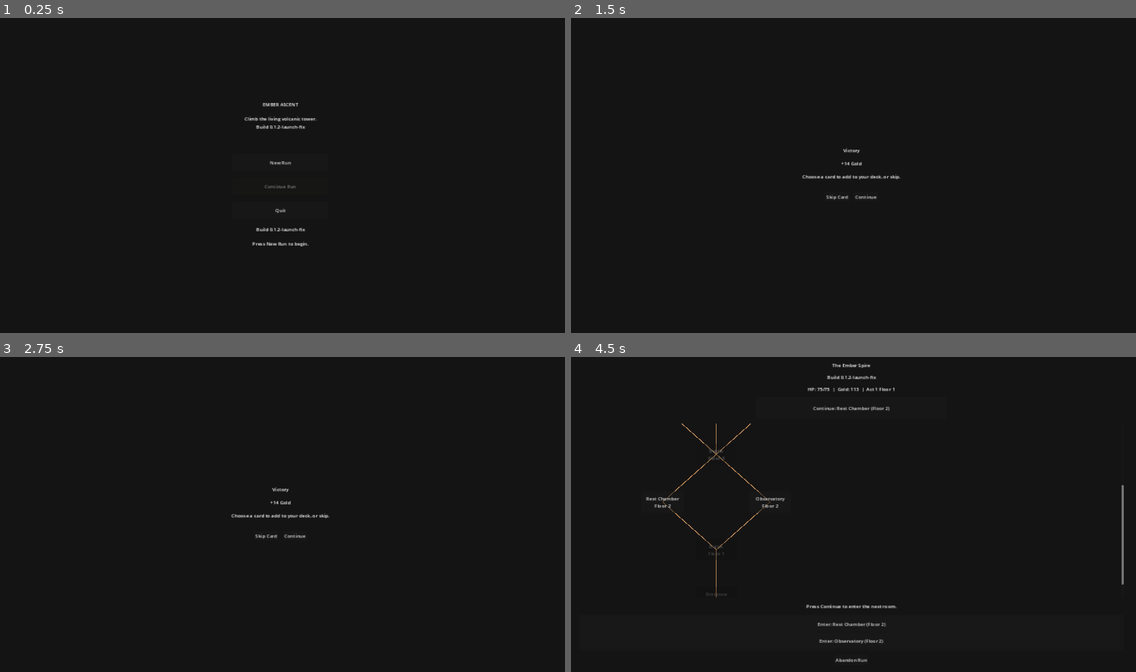
Above: before the commit, frames 1-4 (two rows, left to right).
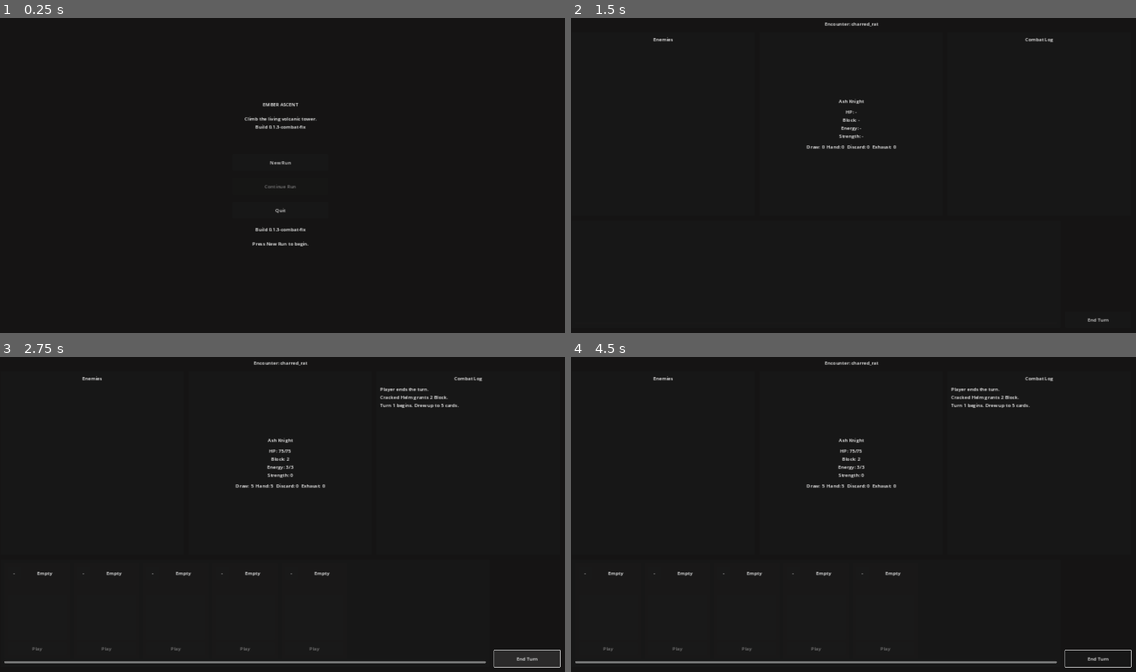
Above: after the commit, the same moments.

Repository: alexkemp8825-create/EMBER-ASCENT
Game: Godot game, scene res://scenes/main/Main.tscn
The game is run twice, just before and just after one commit, with the same random seed, the same clock (stepped at 60 frames per second) and the same inputs.
Inputs (mouse positions are in pixels of both pictures, inside the frame that each line leads up to):
- Up to frame 1 (0.25 s): no input
- Up to frame 2 (1.5 s): click "New Run" at 0.5 s; click "Ash Knight Playable Defence, …" at 1.25 s
- Up to frame 3 (2.75 s): click (525, 659) at 2 s, where only the run after the commit has a clickable "End Turn"
- Up to frame 4 (4.5 s): click (836, 536) at 2.75 s, where only the run before the commit has a clickable "Skip Card"; click (836, 536) at 3.5 s, where only the run before the commit has a clickable "Skip Card"; click (864, 536) at 4.25 s, where only the run before the commit has a clickable "Continue"

The runs differ from the first frame. In frame 1, 0.1% of the frame differs, in the area x 45-55%, y 33-68%; in frame 2, 0.7%; in frame 3, 1.9%; in frame 4, 2.8%, in the area x 0-100%, y 1-99%.
Error in both runs: Trying to assign an array of type "Array" to a variable of type "Array[Dictionary]". (res://scripts/events/EventData.gd:14)

Commit message:
fix: prevent instant combat victory skip on empty enemy list
- Return false from _are_all_enemies_defeated when no enemies exist
- Gate victory behind _victory_allowed after combat setup completes
- Add charred_rat fallback enemy and combat routing debug prints
- Route class select directly into first battle without pre-combat save
- Add room travel and screen transition debug logging

Co-authored-by: alexkemp8825-create <alexkemp8825-create@users.noreply.github.com>

Diff:
--- a/project.godot
+++ b/project.godot
@@ -6,7 +6,7 @@
 [application]
 
 config/name="EMBER ASCENT"
-config/version="0.1.2-launch-fix"
+config/version="0.1.3-combat-fix"
 run/main_scene="res://scenes/main/Main.tscn"
 config/features=PackedStringArray("4.0")
 
--- a/scripts/combat/CombatManager.gd
+++ b/scripts/combat/CombatManager.gd
@@ -45,6 +45,7 @@
 var _enemies: Array[EnemyInstance] = []
 var _turn_number: int = 0
 var _combat_started := false
+var _victory_allowed := false
 var _combat_log: Array[String] = []
 var _card_database := CardDatabase.new()
 var _enemy_database := EnemyDatabase.new()
@@ -67,7 +68,7 @@
 	if _combat_started:
 		return
 
-	_combat_started = true
+	_victory_allowed = false
 	encounter_title.text = "Encounter: %s" % encounter_id
 	player_title.text = _get_player_display_name()
 	hp = RunState.current_hp if RunState.current_hp > 0 else 75
@@ -80,11 +81,27 @@
 	discard_pile.clear()
 	exhaust_pile.clear()
 	_enemies = _create_enemy_encounter()
+
+	if _enemies.is_empty():
+		var fallback_enemy := _enemy_database.create_enemy("charred_rat")
+		if fallback_enemy != null:
+			_enemies.append(fallback_enemy)
+		else:
+			push_error("CRITICAL: No enemy could be created. Staying in combat screen.")
+			return
+
+	_combat_started = true
 	_selected_enemy_index = _get_first_living_enemy_index()
+
+	print("COMBAT STARTED encounter_id=", encounter_id)
+	print("ENEMIES CREATED=", _enemies.size())
 
 	_log("Combat begins.")
 	_log("Your deck is shuffled into the draw pile.")
 	_start_player_turn()
+
+	print("HAND SIZE=", hand.size())
+	_victory_allowed = true
 
 
 func _create_draw_pile() -> Array[CardInstance]:
@@ -165,7 +182,7 @@
 	_resolve_burn_cards_at_end_of_turn()
 	_resolve_enemy_burn_ticks()
 
-	if _are_all_enemies_defeated():
+	if _can_handle_victory():
 		_handle_victory()
 		return
 
@@ -292,7 +309,7 @@
 	_resolve_card_effects(card_data, target_index)
 	_move_card_from_hand_to_discard(card_instance)
 
-	if _are_all_enemies_defeated():
+	if _can_handle_victory():
 		_handle_victory()
 		return
 
@@ -485,6 +502,9 @@
 
 
 func _are_all_enemies_defeated() -> bool:
+	if _enemies.is_empty():
+		return false
+
 	for enemy in _enemies:
 		if enemy.is_alive():
 			return false
@@ -492,7 +512,19 @@
 	return true
 
 
+func _can_handle_victory() -> bool:
+	return (
+		_victory_allowed
+		and _combat_started
+		and _enemies.size() > 0
+		and _are_all_enemies_defeated()
+	)
+
+
 func _handle_victory() -> void:
+	if not _can_handle_victory():
+		return
+
 	RunState.current_hp = max(hp, 1)
 	_log("Victory.")
 	var reward_payload := RewardManagerScript.build_combat_reward_payload(encounter_id, RunState.current_floor)
@@ -541,7 +573,7 @@
 
 
 func _refresh_ui() -> void:
-	if _are_all_enemies_defeated():
+	if _can_handle_victory():
 		_handle_victory()
 		return
 
--- a/scripts/core/GameState.gd
+++ b/scripts/core/GameState.gd
@@ -1,6 +1,6 @@
 extends Node
 
-const VERSION := "0.1.2-launch-fix"
+const VERSION := "0.1.3-combat-fix"
 
 var current_screen: String = "main_menu"
 var game_version: String = VERSION
--- a/scripts/core/Main.gd
+++ b/scripts/core/Main.gd
@@ -40,6 +40,8 @@
 	if not SCREEN_SCENES.has(screen_name):
 		push_error("Unknown screen requested: %s" % screen_name)
 		return
+
+	print("Main.change_screen screen=", screen_name, " payload=", payload)
 
 	if current_screen != null:
 		current_screen.queue_free()
--- a/scripts/core/RunState.gd
+++ b/scripts/core/RunState.gd
@@ -140,10 +140,15 @@
 		current_floor = room.floor
 		current_node_id = room_id
 
+	print("ENTER ROOM id=", room_id, " floor=", current_floor, " (room not completed yet)")
+
 
 func complete_active_room() -> bool:
 	if active_room_id == "":
-		return false
+		push_warning("complete_active_room called with no active room.")
+		return false
+
+	print("COMPLETE ACTIVE ROOM id=", active_room_id)
 
 	var completed := get_tower_state().mark_room_completed(active_room_id)
 	if completed:
--- a/scripts/core/SceneLoader.gd
+++ b/scripts/core/SceneLoader.gd
@@ -28,6 +28,7 @@
 
 
 func change_to_combat(encounter_id: String) -> void:
+	print("SceneLoader.change_to_combat encounter_id=", encounter_id)
 	_change_screen(COMBAT, {"encounter_id": encounter_id})
 
 
@@ -68,6 +69,7 @@
 		push_error("SceneLoader could not find or create the Main scene controller.")
 		return
 
+	print("SceneLoader._change_screen screen=", screen_name, " payload=", payload)
 	main_scene.change_screen(screen_name, payload)
 
 
--- a/scripts/map/MapNavigator.gd
+++ b/scripts/map/MapNavigator.gd
@@ -11,11 +11,19 @@
 		push_error("MapNavigator.travel_to_room called with null room.")
 		return
 
+	print(
+		"TRAVEL TO ROOM type=", room.room_type,
+		" id=", room.room_id,
+		" floor=", room.floor
+	)
+
 	RunState.enter_room(room.room_id)
 
 	match room.room_type:
 		TowerRoomDatabaseScript.ROOM_BATTLE:
-			SceneLoader.change_to_combat(get_battle_encounter_id(room.floor))
+			var encounter_id := get_battle_encounter_id(room.floor)
+			print("ROUTING TO COMBAT encounter_id=", encounter_id)
+			SceneLoader.change_to_combat(encounter_id)
 		TowerRoomDatabaseScript.ROOM_ELITE:
 			SceneLoader.change_to_combat(get_elite_encounter_id(room))
 		TowerRoomDatabaseScript.ROOM_BOSS:
@@ -51,7 +59,14 @@
 	_ensure_tower_is_ready()
 	var first_room := get_first_available_room()
 	if first_room == null:
+		push_error("MapNavigator.begin_new_run: no available room from tower entrance.")
 		return false
+
+	if first_room.room_type != TowerRoomDatabaseScript.ROOM_BATTLE:
+		push_warning(
+			"MapNavigator.begin_new_run: expected first battle room, got %s"
+			% first_room.room_type
+		)
 
 	travel_to_room(first_room)
 	return true
--- a/scripts/ui/ClassSelect.gd
+++ b/scripts/ui/ClassSelect.gd
@@ -37,15 +37,12 @@
 		status_label.text = "That class is not playable yet."
 		return
 
+	SaveManager.delete_save()
 	_start_run(class_id)
-
-	if not SaveManager.save_run():
-		status_label.text = "Failed to save your run. Please try again."
-		RunState.reset_run()
-		return
 
 	var class_definition := _class_database.get_class_definition(class_id)
 	status_label.text = "%s selected. Starting first battle..." % class_definition.get("display_name", class_id)
+	print("CLASS SELECTED=", class_id, " -> begin_new_run()")
 
 	if not MapNavigatorScript.begin_new_run():
 		status_label.text = "Failed to start the run. Please try again."
